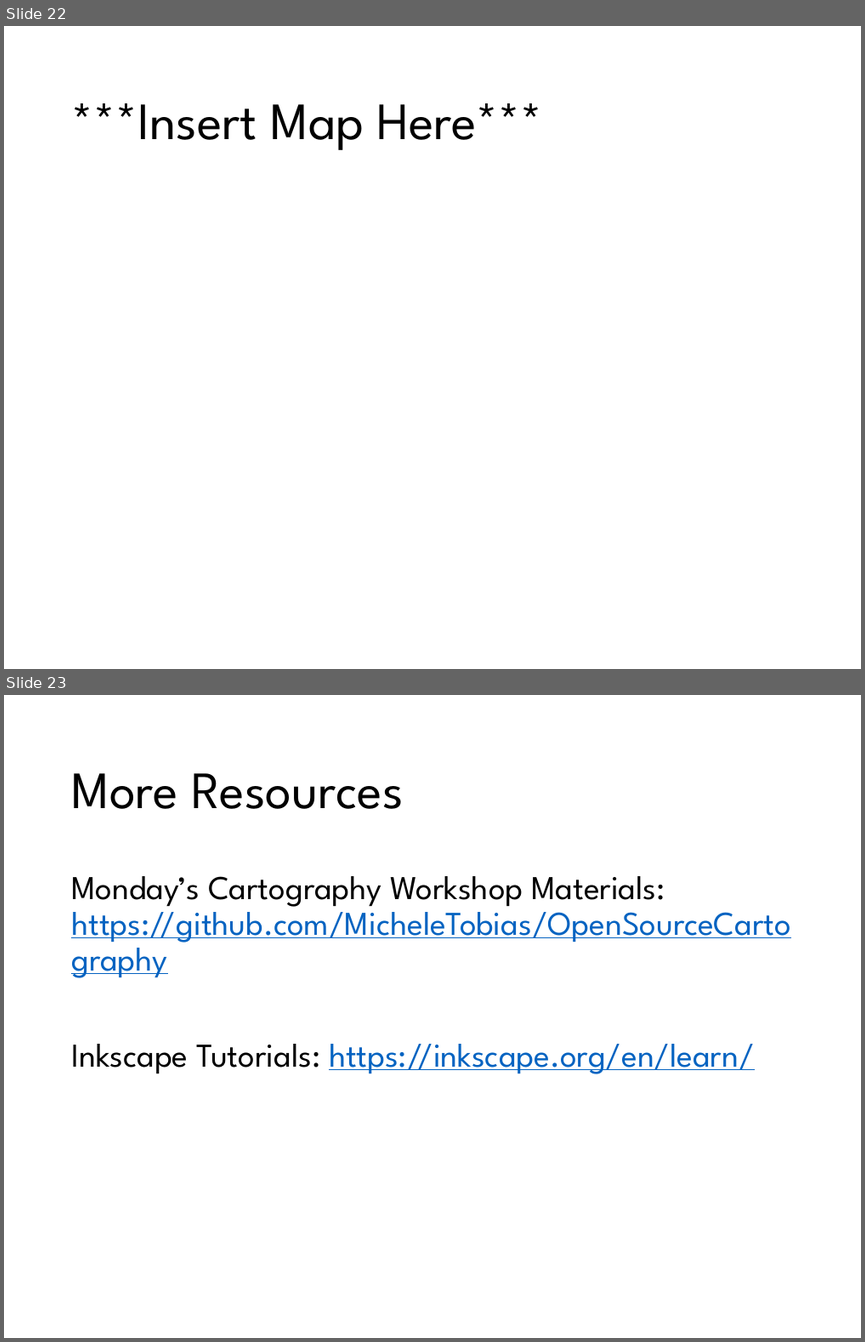
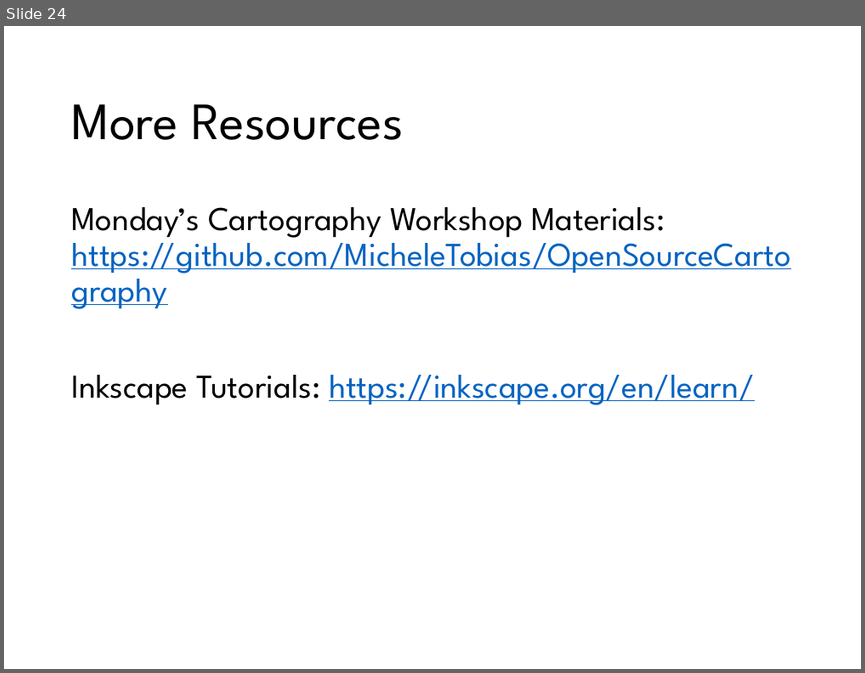
Before and after one commit to MicheleTobias/OpenSourceCartography, a slide deck: Talk/Slides/Custom QGIS Symbols with Inkscape.pptx. Shown one above the other, each under a label of ours: slides 22 and 23 before the commit, slide 24 after it. The pictures are 865x1342 and 865x673 pixels, drawn with LibreOffice and Linux fonts; fonts in the diff are those of the drawing; background and template pictures are left out. Boxes give left, top, right and bottom in pixels: in the first picture for what was removed or moved away, otherwise in the second. Text is boxed around its words. In the diff, an @@ line names an element or a change of style, - is before the commit and + after.

```diff
--- a/Talk/Slides/Custom QGIS Symbols with Inkscape.pptx
+++ b/Talk/Slides/Custom QGIS Symbols with Inkscape.pptx
@@ slide 22 removed at (x1=4, y1=26, x2=861, y2=669), background picture (left out) @@
@@ title removed at (x1=71, y1=103, x2=542, y2=150) @@
-***Insert Map Here***
@@ what was slide 23 is now slide 24 @@
```
Also in this commit, not shown: 2 slides added, 6 other files.
